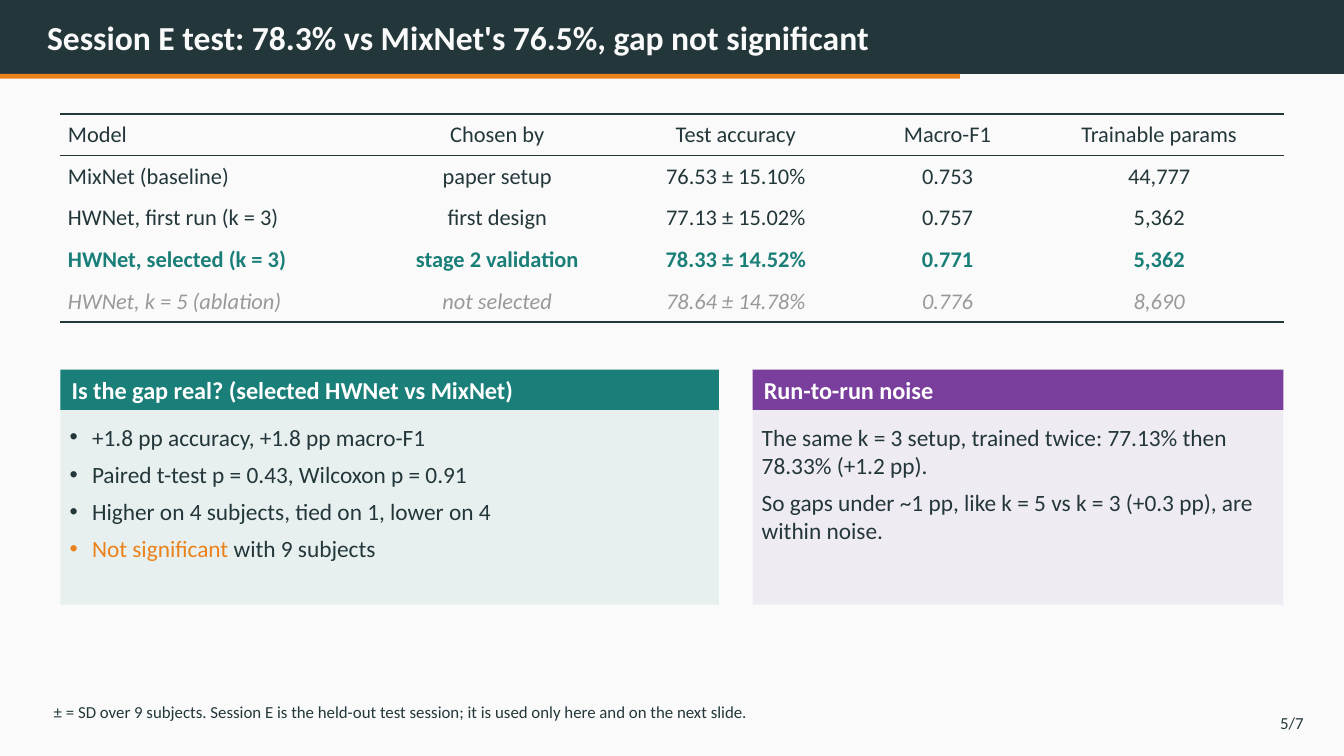
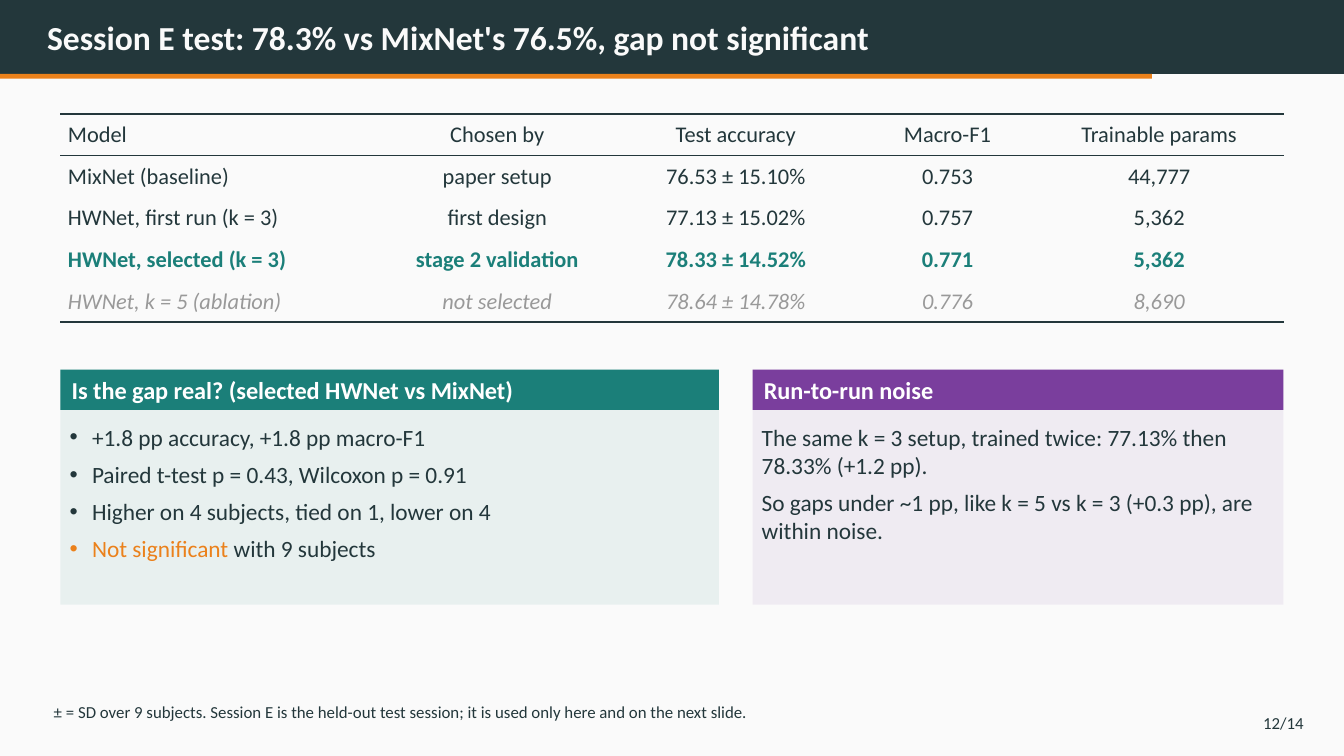
Before and after one commit to pratch/frontier-hw-bci, a slide deck: slide 12 of docs/final_slides/HWNet_Final_Presentation.pptx. Drawn at 1344x756 pixels with LibreOffice and Linux fonts; fonts in the diff are those of the drawing. Boxes give left, top, right and bottom in pixels: in the first picture for what was removed or moved away, otherwise in the second. Text is boxed around its words. In the diff, an @@ line names an element or a change of style, - is before the commit and + after.

```diff
--- a/docs/final_slides/HWNet_Final_Presentation.pptx
+++ b/docs/final_slides/HWNet_Final_Presentation.pptx
@@ rectangle: place and size @@
-rectangle at bbox=[0, 74, 960, 79]
+rectangle at bbox=[0, 74, 1152, 79]
@@ text at bbox=[1263, 717, 1304, 730]: text changed @@
-5/7
+12/14
```
Also in this commit, not shown: 12 other slides changed.
